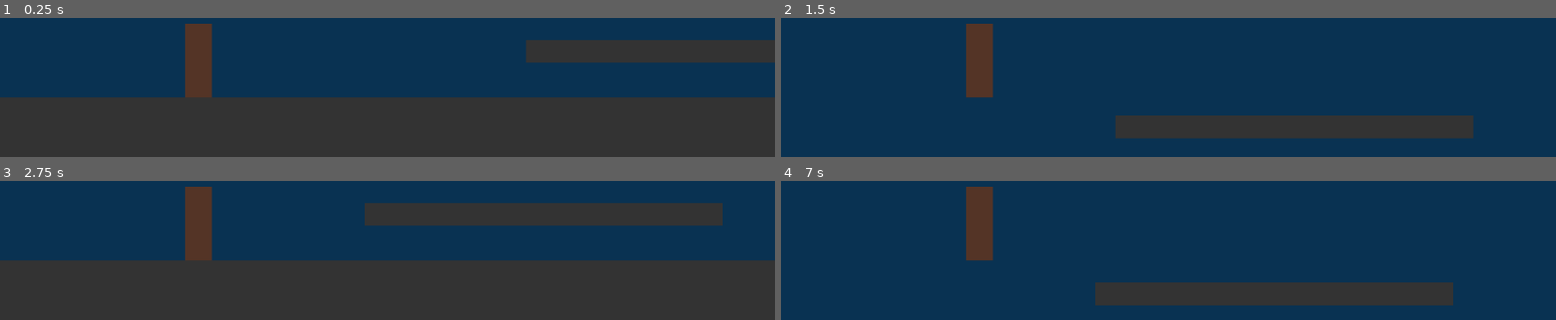
Above: before the commit, frames 1-4 (two rows, left to right).
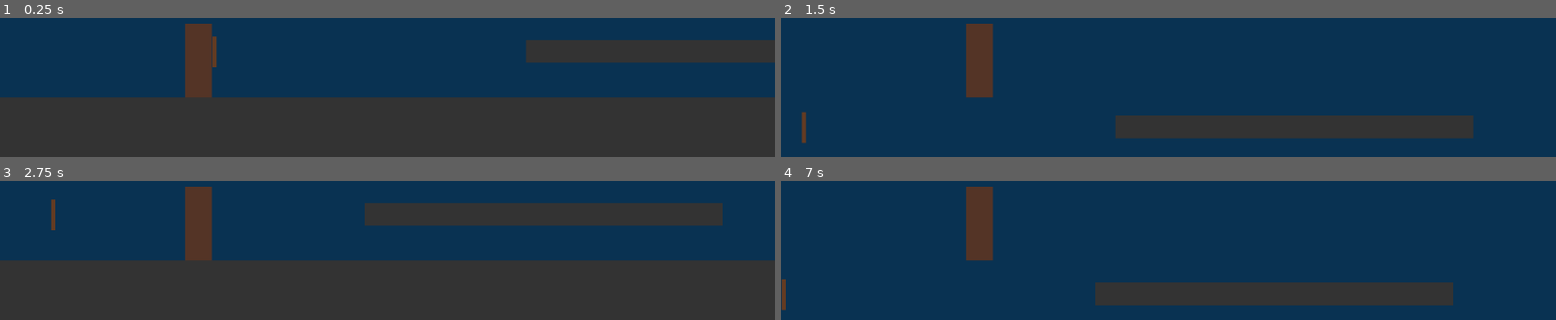
Above: after the commit, the same moments.

Repository: sraniga/saveer-digitaltech-2026
Game: Godot game, scene res://scenes/level_one.tscn
The game is run twice, just before and just after one commit, with the same random seed, the same clock (stepped at 60 frames per second) and the same inputs. The project has no main scene, so this scene is started directly.
Inputs:
- Up to frame 1 (0.25 s): no input
- Up to frame 2 (1.5 s): tap Enter at 0.5 s; hold Right (ui_right) from 0.53 s (still down); tap Up (ui_up) at 0.77 s
- Up to frame 3 (2.75 s): tap Up (ui_up) at 1.52 s; release Right (ui_right) at 2.03 s; hold Left (ui_left) from 2.03 s (still down)
- Up to frame 4 (7 s): release Left (ui_left) at 2.78 s; hold Right (ui_right) 2.78-4.28 s; tap Up (ui_up) at 3.02, 3.77, 4.52, 6.02, 6.77 s; hold Left (ui_left) 4.28-5.03 s; tap Space at 5 s; hold Right (ui_right) 5.03-5.78 s; hold Left (ui_left) from 5.78 s (still down); tap Enter at 6.5 s

The runs differ from the first frame. In frame 1, 0.1% of the frame differs, in the area x 27-28%, y 13-36%; in frame 2, 0.1%, in the area x 2-4%, y 67-91%; in frame 3, 0.1%; in frame 4, 0.1%.

Commit message:
animated bat

Diff:
--- a/king-tung/scenes/level_one.tscn
+++ b/king-tung/scenes/level_one.tscn
@@ -7,6 +7,71 @@
 
 [sub_resource type="RectangleShape2D" id="RectangleShape2D_cd1xg"]
 size = Vector2(531.5, 34)
+
+[sub_resource type="Animation" id="Animation_cd1xg"]
+length = 0.001
+tracks/0/type = "value"
+tracks/0/imported = false
+tracks/0/enabled = true
+tracks/0/path = NodePath("Area2D/CollisionShape2D:disabled")
+tracks/0/interp = 1
+tracks/0/loop_wrap = true
+tracks/0/keys = {
+"times": PackedFloat32Array(0),
+"transitions": PackedFloat32Array(1),
+"update": 1,
+"values": [true]
+}
+tracks/1/type = "value"
+tracks/1/imported = false
+tracks/1/enabled = true
+tracks/1/path = NodePath("Area2D:rotation")
+tracks/1/interp = 1
+tracks/1/loop_wrap = true
+tracks/1/keys = {
+"times": PackedFloat32Array(0),
+"transitions": PackedFloat32Array(1),
+"update": 0,
+"values": [0.0]
+}
+
+[sub_resource type="Animation" id="Animation_t18mc"]
+resource_name = "player_attack"
+length = 0.1
+tracks/0/type = "value"
+tracks/0/imported = false
+tracks/0/enabled = true
+tracks/0/path = NodePath("Area2D/CollisionShape2D:disabled")
+tracks/0/interp = 1
+tracks/0/loop_wrap = true
+tracks/0/keys = {
+"times": PackedFloat32Array(0, 0.045),
+"transitions": PackedFloat32Array(1, 1),
+"update": 1,
+"values": [true, false]
+}
+tracks/1/type = "value"
+tracks/1/imported = false
+tracks/1/enabled = true
+tracks/1/path = NodePath("Area2D:rotation")
+tracks/1/interp = 1
+tracks/1/loop_wrap = true
+tracks/1/keys = {
+"times": PackedFloat32Array(0, 0.08),
+"transitions": PackedFloat32Array(1, 1),
+"update": 0,
+"values": [0.0, 1.4835298]
+}
+
+[sub_resource type="AnimationLibrary" id="AnimationLibrary_843q2"]
+_data = {
+&"RESET": SubResource("Animation_cd1xg"),
+&"player_attack": SubResource("Animation_t18mc")
+}
+
+[sub_resource type="CapsuleShape2D" id="CapsuleShape2D_5rfim"]
+radius = 5.0
+height = 48.0
 
 [node name="Node2D" type="Node2D" unique_id=1658184175]
 
@@ -27,8 +92,9 @@
 offset_bottom = 746.0
 color = Color(0.19973177, 0.19973174, 0.19973174, 1)
 
-[node name="CharacterBody2D" parent="." unique_id=1981202395 instance=ExtResource("1_cd1xg")]
+[node name="CharacterBody2D" parent="." unique_id=1981202395 node_paths=PackedStringArray("animation") instance=ExtResource("1_cd1xg")]
 position = Vector2(40, 590)
+animation = NodePath("../Area2D/AnimationPlayer")
 
 [node name="Camera2D" type="Camera2D" parent="CharacterBody2D" unique_id=564998179]
 position = Vector2(281, -180)
@@ -39,3 +105,22 @@
 offset_right = 1059.0
 offset_bottom = 594.0
 color = Color(0.2, 0.2, 0.2, 1)
+
+[node name="Area2D" type="Area2D" parent="." unique_id=264018145]
+position = Vector2(64, 600)
+
+[node name="AnimationPlayer" type="AnimationPlayer" parent="Area2D" unique_id=922446303]
+root_node = NodePath("../..")
+libraries/ = SubResource("AnimationLibrary_843q2")
+
+[node name="CollisionShape2D" type="CollisionShape2D" parent="Area2D" unique_id=177811393]
+position = Vector2(0, -22)
+shape = SubResource("CapsuleShape2D_5rfim")
+disabled = true
+
+[node name="ColorRect" type="ColorRect" parent="Area2D/CollisionShape2D" unique_id=1042826258]
+offset_left = -3.0
+offset_top = -23.0
+offset_right = 3.0
+offset_bottom = 23.0
+color = Color(0.3882353, 0.23137255, 0.13333334, 1)
--- a/king-tung/scripts/player.gd
+++ b/king-tung/scripts/player.gd
@@ -2,6 +2,8 @@
 
 const SPEED = 300
 const JUMP_VELOCITY = -500
+
+@export var animation: AnimationPlayer
 
 
 func _physics_process(delta: float) -> void:
